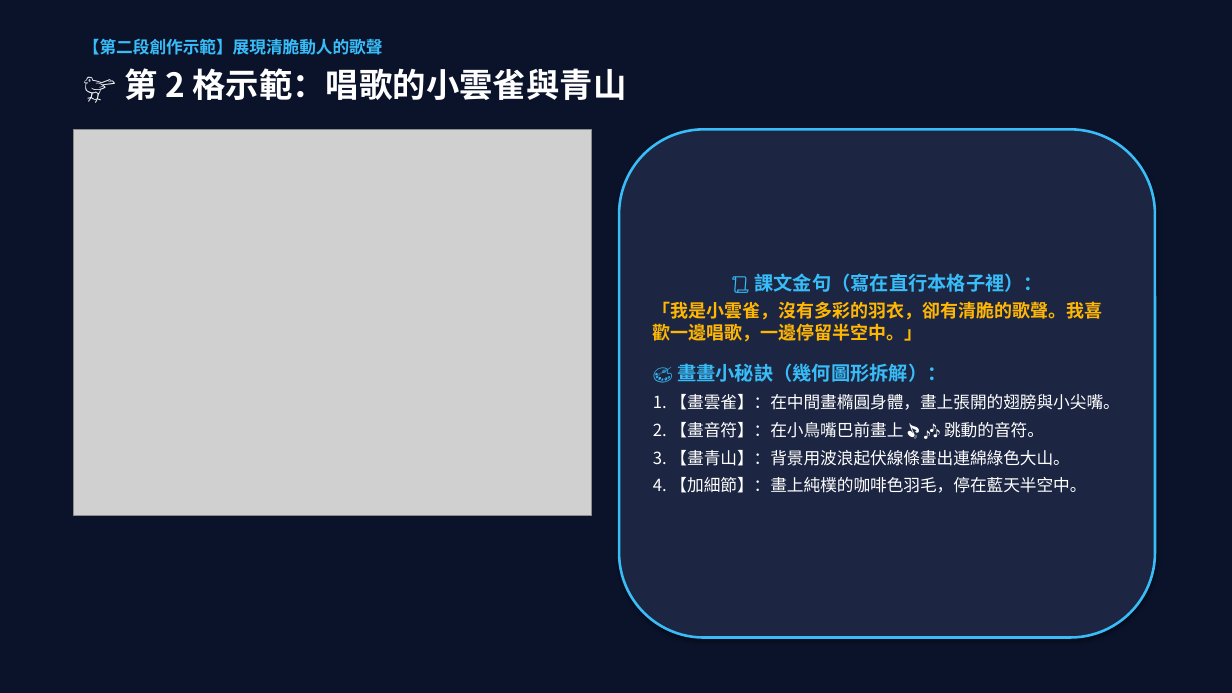
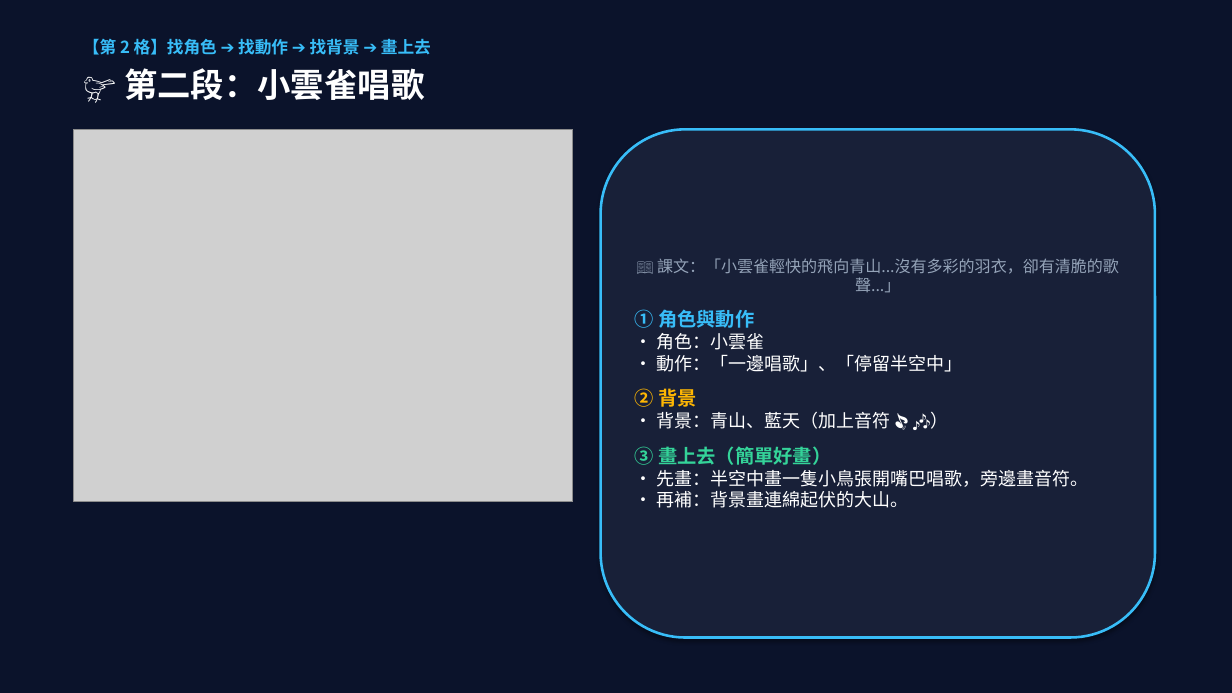
Before and after one commit to traveler-ux/teaching-presentation, a slide deck: slide 4 of outputs/國語第一課_直行本四格段落繪圖示範簡報.pptx. Drawn at 1232x693 pixels with LibreOffice and Linux fonts; fonts in the diff are those of the drawing; grey boxes stand for pictures. Boxes give left, top, right and bottom in pixels: in the first picture for what was removed or moved away, otherwise in the second. Text is boxed around its words. In the diff, an @@ line names an element or a change of style, - is before the commit and + after.

Commit message:
feat: 簡化直行本四格繪圖簡報為『找角色與動作➔找背景➔畫上去』三步驟教學架構

```diff
--- a/outputs/國語第一課_直行本四格段落繪圖示範簡報.pptx
+++ b/outputs/國語第一課_直行本四格段落繪圖示範簡報.pptx
@@ text at [83,38,431,55]: text changed @@
-【第二段創作示範】展現清脆動人的歌聲
+【第 2 格】找角色 ➔ 找動作 ➔ 找背景 ➔ 畫上去
@@ text at [124,68,424,100]: text changed @@
-🐦 第 2 格示範：唱歌的小雲雀與青山
+🐦 第二段：小雲雀唱歌
@@ picture: place and size @@
-picture at [74,129,592,516]
+picture at [74,129,573,502]
@@ rounded rectangle "📖 課文：「小雲雀輕快的飛向青山...沒有多彩的羽衣，卻有清脆的歌聲...」": place and size @@
-rounded rectangle "📖 課文：「小雲雀輕快的飛向青山...沒有多彩的羽衣，卻有清脆的歌聲...」" at [619,129,1155,638]
+rounded rectangle "📖 課文：「小雲雀輕快的飛向青山...沒有多彩的羽衣，卻有清脆的歌聲...」" at [601,129,1155,638]
@@ rounded rectangle "📖 課文：「小雲雀輕快的飛向青山...沒有多彩的羽衣，卻有清脆的歌聲...」" at [601,129,1155,638]: fill #1C2541 to #182038 @@
@@ text in rounded rectangle at [634,258,1119,508]: text changed; size 13 to 14 pt @@
-📜 課文金句（寫在直行本格子裡）：
-「我是小雲雀，沒有多彩的羽衣，卻有清脆的歌聲。我喜歡一邊唱歌，一邊停留半空中。」
-🎨 畫畫小秘訣（幾何圖形拆解）：
-1. 【畫雲雀】：在中間畫橢圓身體，畫上張開的翅膀與小尖嘴。
-2. 【畫音符】：在小鳥嘴巴前畫上 🎵 🎶 跳動的音符。
-3. 【畫青山】：背景用波浪起伏線條畫出連綿綠色大山。
-4. 【加細節】：畫上純樸的咖啡色羽毛，停在藍天半空中。
+📖 課文：「小雲雀輕快的飛向青山...沒有多彩的羽衣，卻有清脆的歌聲...」
+① 角色與動作
+• 角色：小雲雀
+• 動作：「一邊唱歌」、「停留半空中」
+② 背景
+• 背景：青山、藍天（加上音符 🎵 🎶）
+③ 畫上去（簡單好畫）
+• 先畫：半空中畫一隻小鳥張開嘴巴唱歌，旁邊畫音符。
+• 再補：背景畫連綿起伏的大山。
```
Also in this commit, not shown: 5 other slides changed, 1 slide added, 1 slide removed, 1 other file.
